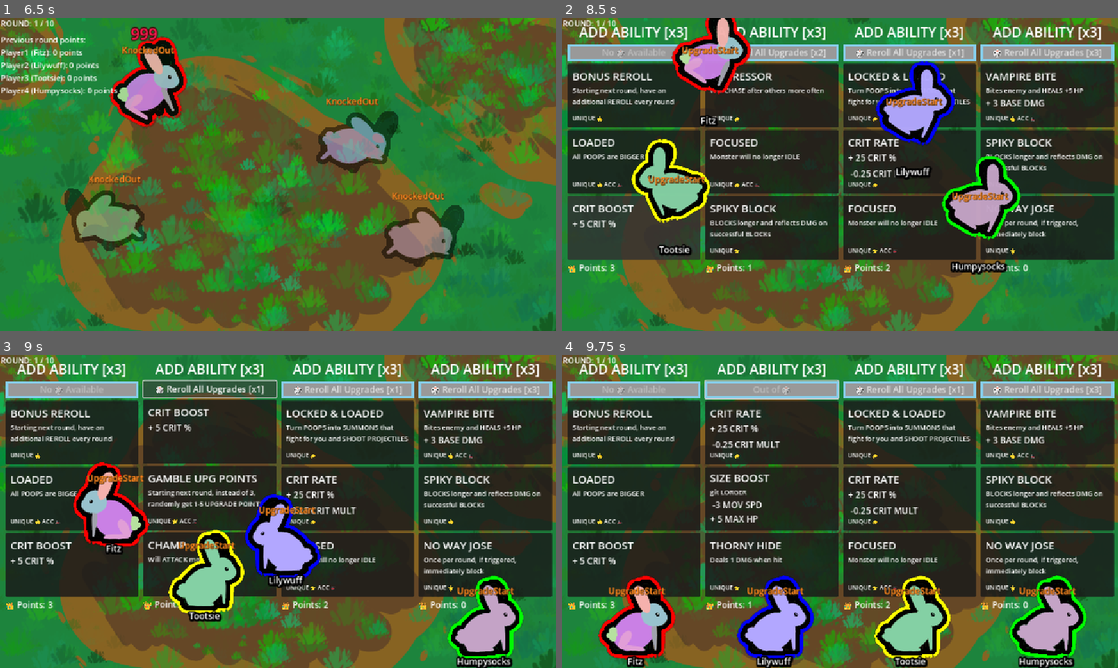
Above: before the commit, frames 1-4 (two rows, left to right).
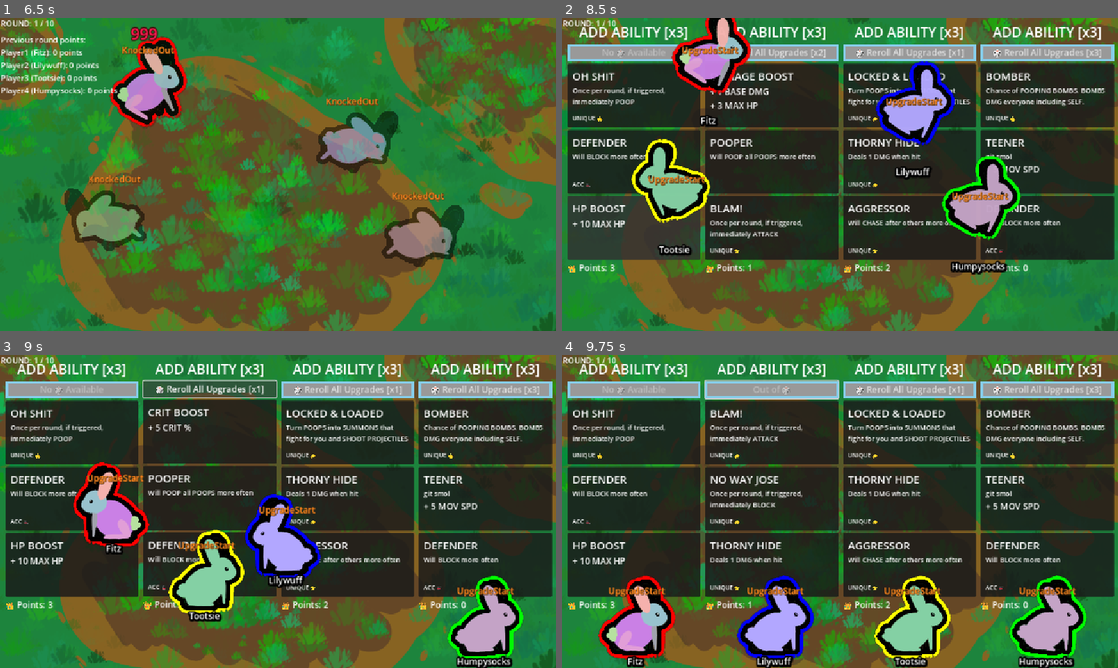
Above: after the commit, the same moments.

Repository: Galitie/tm2
Game: Godot game, scene res://test_scene.tscn
Two runs of this game, one before a commit and one after it. Both use one fixed random seed, a clock stepped at 60 frames per second and the inputs below. Sound files missing from this copy of the repository are replaced by a short silence.
Inputs (mouse positions are in pixels of both pictures, inside the frame that each line leads up to):
- Up to frame 1 (6.5 s): click (72, 68) at 0.52 s; click (72, 68) at 1.27 s; click (72, 68) at 2.02 s; tap Enter (ui_accept) at 2.75, 2.85, 3.02, 3.32, 4.35, 5.85, 6.02, 6.32 s; move the mouse to (400, 158) at 2.77 s; click (400, 158) at 2.92 s; drag from (166, 190) to (122, 115) at 3.52 s; move the mouse to (333, 105) at 4.27 s; click (333, 105) at 4.42 s; drag from (250, 237) to (88, 115) at 5.02 s; move the mouse to (444, 221) at 5.77 s; click (444, 221) at 5.92 s
- Up to frame 2 (8.5 s): drag from (673, 127) to (912, 143) at 6.52 s; move the mouse to (867, 174) at 7.27 s; tap Enter (ui_accept) at 7.35, 8 s; click (867, 174) at 7.42 s; drag from (756, 96) to (673, 221) at 8.02 s
- Up to frame 3 (9 s): click "🎲 Reroll All Upgrades [x2]" at 8.75 s
- Up to frame 4 (9.75 s): click "🎲 Reroll All Upgrades [x1]" at 9.5 s

Frame 1 is identical in both runs. In frame 2, 5.5% of the frame differs, in the area x 1-98%, y 17-76%; in frame 3, 5.2%; in frame 4, 5.8%.

Commit message:
Added two more specials

Diff:
--- /dev/null
+++ b/Cards/Resources/special_attack.tres
@@ -0,0 +1,23 @@
+[gd_resource type="Resource" script_class="CardResourceScript" load_steps=3 format=3 uid="uid://bnduresmutm6t"]
+
+[ext_resource type="Script" uid="uid://bba020kqbcn8s" path="res://monster_part.gd" id="1_wp4es"]
+[ext_resource type="Script" uid="uid://bfco2om6esxdu" path="res://Cards/card_info.gd" id="2_pi5m0"]
+
+[resource]
+script = ExtResource("2_pi5m0")
+card_name = "BLAM!"
+description = "Once per round, if triggered, immediately ATTACK"
+Type = "special"
+state_id = "specialattack"
+unique = true
+remove_specific_states = Array[int]([])
+parts_and_acc = Array[ExtResource("1_wp4es")]([])
+attribute_1 = 0
+attribute_label_1 = ""
+attribute_amount_1 = 0
+attribute_2 = 0
+attribute_label_2 = ""
+attribute_amount_2 = 0
+attribute_3 = 0
+attribute_label_3 = ""
+attribute_amount_3 = 0.0
--- a/Cards/Resources/special_block.tres
+++ b/Cards/Resources/special_block.tres
@@ -6,7 +6,7 @@
 [resource]
 script = ExtResource("2_skv6c")
 card_name = "NO WAY JOSE"
-description = "Once per round, if triggered, immediately block"
+description = "Once per round, if triggered, immediately BLOCK"
 Type = "special"
 state_id = "specialblock"
 unique = true
--- /dev/null
+++ b/Cards/Resources/special_poop.tres
@@ -0,0 +1,23 @@
+[gd_resource type="Resource" script_class="CardResourceScript" load_steps=3 format=3 uid="uid://cn4ovy3i6wd8s"]
+
+[ext_resource type="Script" uid="uid://bba020kqbcn8s" path="res://monster_part.gd" id="1_7i84x"]
+[ext_resource type="Script" uid="uid://bfco2om6esxdu" path="res://Cards/card_info.gd" id="2_c826k"]
+
+[resource]
+script = ExtResource("2_c826k")
+card_name = "OH SHIT"
+description = "Once per round, if triggered, immediately POOP"
+Type = "special"
+state_id = "specialpoop"
+unique = true
+remove_specific_states = Array[int]([])
+parts_and_acc = Array[ExtResource("1_7i84x")]([])
+attribute_1 = 0
+attribute_label_1 = ""
+attribute_amount_1 = 0
+attribute_2 = 0
+attribute_label_2 = ""
+attribute_amount_2 = 0
+attribute_3 = 0
+attribute_label_3 = ""
+attribute_amount_3 = 0.0
--- /dev/null
+++ b/StateMachine/special_attack.gd
@@ -0,0 +1,7 @@
+extends State
+class_name SpecialAttack
+
+var monster: CharacterBody2D
+
+func Enter():
+	ChooseNewState.emit("basic_attack")
--- /dev/null
+++ b/StateMachine/special_poop.gd
@@ -0,0 +1,7 @@
+extends State
+class_name SpecialPoop
+
+var monster: CharacterBody2D
+
+func Enter():
+	ChooseNewState.emit("poop")
--- a/UI/player_upgrade_panel.gd
+++ b/UI/player_upgrade_panel.gd
@@ -8,7 +8,7 @@
 @onready var upgrade_title = $VBoxContainer/UpgradeTitle/Label
 
 var player : Player
-var resource_array: Array[Resource] = [load("uid://cjql6et6c05ls"), load("uid://n6000538073l …(647 unchanged characters)…
+var resource_array: Array[Resource] = [load("uid://cn4ovy3i6wd8s"), load("uid://bnduresmutm6t"), load("uid://cjql6et6c05ls"), load("uid://n6000538073l …(647 unchanged characters)…
 @onready var button_array: Array[Node] = [reroll_button, $VBoxContainer/UpgradeCard1, $VBoxContainer/UpgradeCard2, $VBoxContainer/UpgradeCard3]
 var current_user_position_in_button_array : int = 0
 var new_stylebox_normal = StyleBoxFlat.new()
--- a/main.gd
+++ b/main.gd
@@ -271,10 +271,10 @@
 func set_fight_mode():
 	current_mode = Modes.FIGHT
 	current_round += 1
+	reset_specials_text()
 	$Rankings.visible = true
 	$Specials.visible = true
 	$RoundLabel.text = "ROUND: " + str(current_round) + " / " + str(total_rounds)
-	reset_specials_text()
 	sudden_death_timer.start()
 	get_node("UpgradePanel").visible = false
 	for player in players:
@@ -389,6 +389,12 @@
 			"specialblock":
 				player.monster.state_machine.state_choices[card_resource.Type].clear()
 				player.monster.state_machine.state_choices[card_resource.Type].append(card_resource.state_id)
+			"specialattack":
+				player.monster.state_machine.state_choices[card_resource.Type].clear()
+				player.monster.state_machine.state_choices[card_resource.Type].append(card_resource.state_id)
+			"specialpoop":
+				player.monster.state_machine.state_choices[card_resource.Type].clear()
+				player.monster.state_machine.state_choices[card_resource.Type].append(card_resource.state_id)
 			_:
 				player.monster.state_machine.state_choices[card_resource.Type].append(card_resource.state_id)
 	if card_resource.remove_specific_states.size():
@@ -535,5 +541,5 @@
 		specials[index].text = ""
 		if player.monster.state_machine.special_values != []:
 			specials[index].add_theme_color_override("font_outline_color", player.monster.player_color)
-			specials[index].text = "Press Ⓨ to use: " + player.monster.state_machine.special_values[0]
+			specials[index].text = "Press Y to use: " + player.monster.state_machine.special_values[0]
 		index += 1
--- a/monster.tscn
+++ b/monster.tscn
@@ -1,8 +1,10 @@
-[gd_scene load_steps=32 format=4 uid="uid://d3fkc0o45x3ja"]
+[gd_scene load_steps=34 format=4 uid="uid://d3fkc0o45x3ja"]
 
 [ext_resource type="Script" uid="uid://sdvxhlxs2o0s" path="res://monster.gd" id="1_ni8ke"]
 [ext_resource type="Shader" uid="uid://7bo6dltlcqry" path="res://outline.gdshader" id="2_5105l"]
 [ext_resource type="Script" uid="uid://dyu6tu7ni8b48" path="res://StateMachine/special_block.gd" id="8_u8wmr"]
+[ext_resource type="Script" uid="uid://tslk8jsuh3ys" path="res://StateMachine/special_attack.gd" id="9_s0vvg"]
+[ext_resource type="Script" uid="uid://vbeaxcuqrnkg" path="res://StateMachine/special_poop.gd" id="10_o122v"]
 [ext_resource type="Script" uid="uid://btxypp2upng2q" path="res://Cards/Scripts/spiky_block.gd" id="16_5105l"]
 [ext_resource type="Script" uid="uid://qbs8cikjj5vp" path="res://StateMachine/pooping.gd" id="17_lqt3o"]
 [ext_resource type="Script" uid="uid://cueda0va4rji" path="res://StateMachine/bombing.gd" id="18_a7j2b"]
@@ -175,6 +177,12 @@
 [node name="SpecialBlock" type="Node" parent="StateMachine"]
 script = ExtResource("8_u8wmr")
 
+[node name="SpecialAttack" type="Node" parent="StateMachine"]
+script = ExtResource("9_s0vvg")
+
+[node name="SpecialPoop" type="Node" parent="StateMachine"]
+script = ExtResource("10_o122v")
+
 [node name="BasicCharge" type="Node" parent="StateMachine"]
 script = ExtResource("24_pu8g8")
 
--- a/test_scene.tscn
+++ b/test_scene.tscn
@@ -241,22 +241,26 @@
 
 [node name="Special1" type="Label" parent="Specials"]
 layout_mode = 2
+theme_override_colors/font_color = Color(0, 0, 0, 1)
 theme_override_colors/font_outline_color = Color(0, 0, 0, 1)
 theme_override_constants/outline_size = 10
 theme_override_font_sizes/font_size = 18
 
 [node name="Special2" type="Label" parent="Specials"]
 layout_mode = 2
+theme_override_colors/font_color = Color(0, 0, 0, 1)
 theme_override_colors/font_outline_color = Color(0, 0, 0, 1)
 theme_override_constants/outline_size = 10
 
 [node name="Special3" type="Label" parent="Specials"]
 layout_mode = 2
+theme_override_colors/font_color = Color(0, 0, 0, 1)
 theme_override_colors/font_outline_color = Color(0, 0, 0, 1)
 theme_override_constants/outline_size = 10
 
 [node name="Special4" type="Label" parent="Specials"]
 layout_mode = 2
+theme_override_colors/font_color = Color(0, 0, 0, 1)
 theme_override_colors/font_outline_color = Color(0, 0, 0, 1)
 theme_override_constants/outline_size = 10
 
Not shown, added: StateMachine/special_attack.gd.uid
Not shown, added: StateMachine/special_poop.gd.uid
Not shown, changed: Todo.txt
